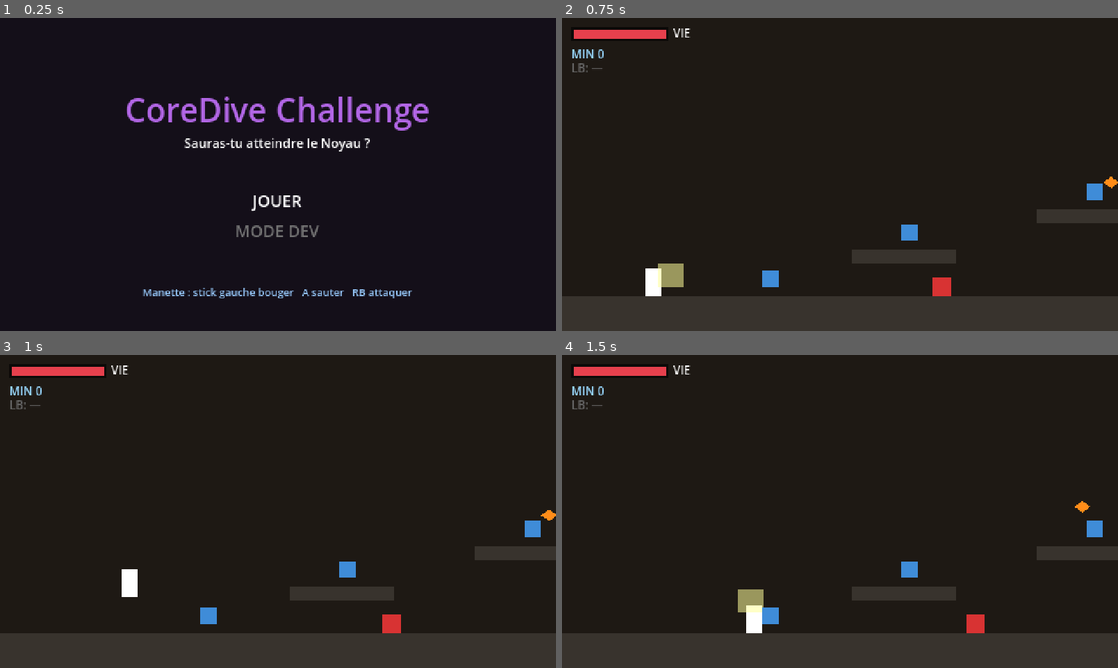
Above: before the commit, frames 1-4 (two rows, left to right).
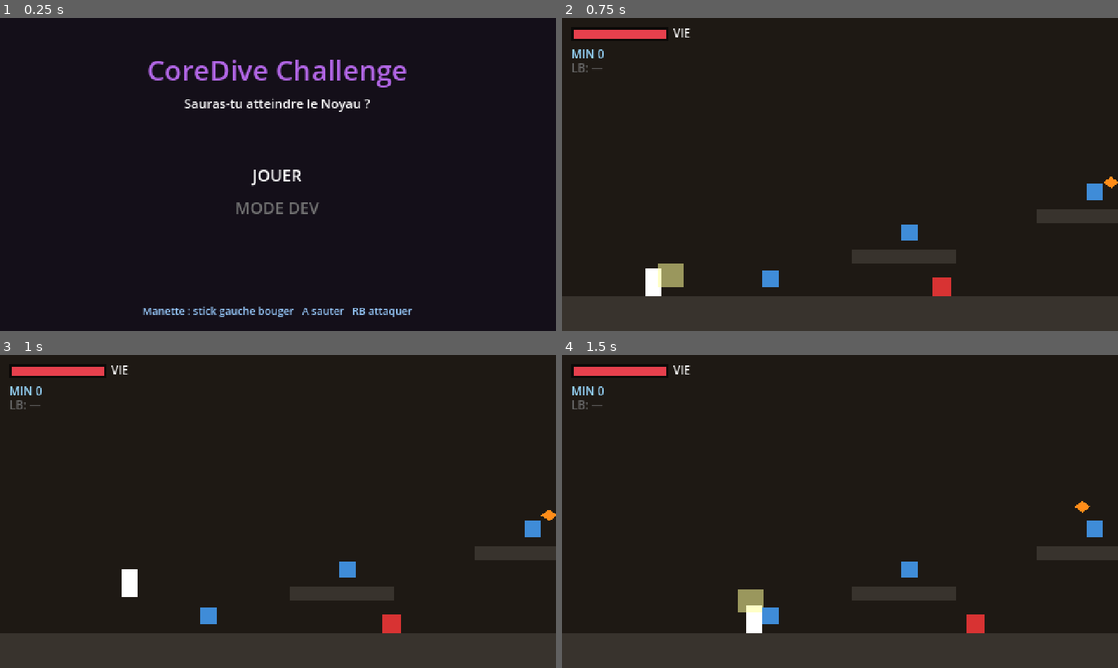
Above: after the commit, the same moments.

Repository: ServOMorph/jeu-pour-nino
Game: Godot game, scene res://scenes/ui/title.tscn
Same seed, same stepped clock (60 frames per second), same inputs: the game is played once before the commit and once after it.
Inputs (mouse positions are in pixels of both pictures, inside the frame that each line leads up to):
- Up to frame 1 (0.25 s): no input
- Up to frame 2 (0.75 s): tap Enter (ui_accept) at 0.5 s; move the mouse to (962, 158) at 0.52 s; hold D (move_right) from 0.53 s (still down); click (962, 158) at 0.6 s
- Up to frame 3 (1 s): keep holding D (move_right); tap Space (jump) at 0.77 s
- Up to frame 4 (1.5 s): keep holding D (move_right); move the mouse to (728, 527) at 1.27 s; click (728, 527) at 1.35 s

The runs differ from the first frame. In frame 1, 6.1% of the frame differs, in the area x 22-78%, y 13-96%; in frame 2, nothing differs; in frame 3, nothing differs; in frame 4, nothing differs.

Commit message:
close(jeu): session 2026-06-25 — données de niveau externalisées

Diff:
--- /dev/null
+++ b/game/data/level.json
@@ -0,0 +1,82 @@
+{
+  "dimensions": {
+    "width": 3200.0,
+    "height": 270.0,
+    "floor_top": 240.0,
+    "arena_x": 2600.0
+  },
+  "background": {
+    "color": [0.12, 0.10, 0.08],
+    "z_index": -10,
+    "arena_color": [0.18, 0.08, 0.16],
+    "arena_z_index": -9
+  },
+  "platforms": {
+    "color": [0.22, 0.20, 0.18],
+    "rects": [
+      [0, 240, 3200, 30],
+      [-8, 0, 8, 270],
+      [3200, 0, 8, 270],
+      [250, 200, 90, 12],
+      [410, 165, 80, 12],
+      [560, 130, 80, 12],
+      [720, 175, 90, 12],
+      [560, 180, 16, 60],
+      [900, 195, 100, 12],
+      [1040, 155, 80, 12],
+      [1200, 200, 90, 12],
+      [1380, 160, 80, 12],
+      [1540, 125, 80, 12],
+      [1700, 170, 90, 12],
+      [1700, 180, 16, 60],
+      [1900, 200, 100, 12],
+      [2060, 155, 80, 12],
+      [2220, 195, 90, 12],
+      [2400, 165, 80, 12],
+      [2520, 200, 120, 12]
+    ]
+  },
+  "spawns": {
+    "start": {"pos": [60, 224], "enemies": true, "boss_active": false},
+    "atelier": {"pos": [1040, 224], "enemies": false, "boss_active": false},
+    "boss": {"pos": [2660, 224], "enemies": false, "boss_active": true}
+  },
+  "enemies": [
+    {"type": "ground", "pos": [320, 232]},
+    {"type": "ground", "pos": [680, 232]},
+    {"type": "flyer", "pos": [470, 145]},
+    {"type": "flyer", "pos": [810, 140]},
+    {"type": "ground", "pos": [1150, 232]},
+    {"type": "ground", "pos": [1500, 232]},
+    {"type": "ground", "pos": [1860, 232]},
+    {"type": "ground", "pos": [2200, 232]},
+    {"type": "ground", "pos": [2450, 232]},
+    {"type": "flyer", "pos": [1350, 145]},
+    {"type": "flyer", "pos": [1760, 130]},
+    {"type": "flyer", "pos": [2110, 145]}
+  ],
+  "ores": [
+    [180, 225],
+    [300, 185],
+    [460, 150],
+    [600, 225],
+    [760, 160],
+    [1050, 225],
+    [1260, 185],
+    [1590, 225],
+    [1770, 155],
+    [2000, 185],
+    [2250, 225],
+    [2460, 150]
+  ],
+  "workbench": {
+    "pos": [1100, 231]
+  },
+  "boss": {
+    "pos": [2860, 222]
+  },
+  "boss_door": {
+    "rect": [2592, 100, 16, 140],
+    "color": [0.4, 0.15, 0.35]
+  }
+}
--- a/game/scripts/level.gd
+++ b/game/scripts/level.gd
@@ -9,16 +9,14 @@
 const WORKBENCH_SCRIPT := preload("res://scripts/workbench.gd")
 const CRAFT_MENU_SCRIPT := preload("res://scripts/craft_menu.gd")
 
-const LEVEL_WIDTH := 3200.0
-const LEVEL_HEIGHT := 270.0
-const FLOOR_TOP := 240.0
-const ARENA_X := 2600.0
+const LEVEL_CONFIG := "res://data/level.json"
 
 var player: CharacterBody2D
 var boss: Node = null
 var _boss_started := false
 var _ended := false
 var _door: StaticBody2D = null
+var _level_cfg: Dictionary = {}
 
 const END_SCREEN := preload("res://scripts/end_screen.gd")
 const HUD_SCRIPT := preload("res://scripts/hud.gd")
@@ -28,91 +26,82 @@
 
 func _ready() -> void:
 	randomize()
+	_load_level_config()
 	Inventory.reset()
 	if Dev.dev_resources > 0:
 		Inventory.add(Dev.dev_resources)
 	_build_background()
 	_build_geometry()
-	_spawn_player()
 	var cfg := _resolve_spawn()
+	_spawn_player(cfg["pos"])
 	if cfg["enemies"]:
 		_spawn_enemies()
 	_spawn_boss()
 	_spawn_ores()
 	_spawn_workbench()
 	_setup_hud()
-	player.global_position = cfg["pos"]
 	if cfg["boss_active"]:
 		_start_boss_fight()
 
-# Registre des points de spawn dev. Ajouter une entree ici (+ un bouton dans
-# title.gd) suffit pour exposer un nouveau point de test.
-func _spawn_points() -> Dictionary:
+func _load_level_config() -> void:
+	var f := FileAccess.open(LEVEL_CONFIG, FileAccess.READ)
+	if f == null:
+		push_error("Config niveau introuvable: %s" % LEVEL_CONFIG)
+		return
+	var parsed: Variant = JSON.parse_string(f.get_as_text())
+	if parsed is Dictionary:
+		_level_cfg = parsed
+	else:
+		push_error("Config niveau invalide: %s" % LEVEL_CONFIG)
+
+func _resolve_spawn() -> Dictionary:
+	var points: Dictionary = _level_cfg.get("spawns", {})
+	var key: String = Dev.spawn if Dev.spawn in points else "start"
+	var cfg: Dictionary = points[key]
 	return {
-		"start":   {"pos": Vector2(60, FLOOR_TOP - 16),       "enemies": true,  "boss_active": false},
-		"atelier": {"pos": Vector2(1040, FLOOR_TOP - 16),    "enemies": false, "boss_active": false},
-		"boss":    {"pos": Vector2(ARENA_X + 60, FLOOR_TOP - 16), "enemies": false, "boss_active": true},
+		"pos": _vec2(cfg["pos"]),
+		"enemies": cfg["enemies"],
+		"boss_active": cfg["boss_active"],
 	}
-
-func _resolve_spawn() -> Dictionary:
-	var points := _spawn_points()
-	var key: String = Dev.spawn if Dev.spawn in points else "start"
-	return points[key]
 
 func _physics_process(_delta: float) -> void:
 	if _ended or _boss_started:
 		return
-	if player and player.global_position.x > ARENA_X:
+	var dims: Dictionary = _level_cfg["dimensions"]
+	if player and player.global_position.x > float(dims["arena_x"]):
 		_start_boss_fight()
 
 
 # ---------------------------------------------------------------- Construction
 
 func _build_background() -> void:
+	var dims: Dictionary = _level_cfg["dimensions"]
+	var bg_cfg: Dictionary = _level_cfg["background"]
+	var level_width := float(dims["width"])
+	var level_height := float(dims["height"])
+	var arena_x := float(dims["arena_x"])
 	var bg := Polygon2D.new()
-	bg.color = Color(0.12, 0.10, 0.08)
+	bg.color = _color(bg_cfg["color"])
 	bg.polygon = PackedVector2Array([
-		Vector2(0, 0), Vector2(LEVEL_WIDTH, 0),
-		Vector2(LEVEL_WIDTH, LEVEL_HEIGHT), Vector2(0, LEVEL_HEIGHT)
+		Vector2(0, 0), Vector2(level_width, 0),
+		Vector2(level_width, level_height), Vector2(0, level_height)
 	])
-	bg.z_index = -10
+	bg.z_index = int(bg_cfg["z_index"])
 	add_child(bg)
-	# Marqueur visuel de l'arene du boss (fond plus sombre)
 	var arena := Polygon2D.new()
-	arena.color = Color(0.18, 0.08, 0.16)
+	arena.color = _color(bg_cfg["arena_color"])
 	arena.polygon = PackedVector2Array([
-		Vector2(ARENA_X, 0), Vector2(LEVEL_WIDTH, 0),
-		Vector2(LEVEL_WIDTH, LEVEL_HEIGHT), Vector2(ARENA_X, LEVEL_HEIGHT)
+		Vector2(arena_x, 0), Vector2(level_width, 0),
+		Vector2(level_width, level_height), Vector2(arena_x, level_height)
 	])
-	arena.z_index = -9
+	arena.z_index = int(bg_cfg["arena_z_index"])
 	add_child(arena)
 
 func _build_geometry() -> void:
-	var c := Color(0.22, 0.20, 0.18)
-	# Sol continu
-	_add_platform(Rect2(0, FLOOR_TOP, LEVEL_WIDTH, 30), c)
-	# Murs lateraux
-	_add_platform(Rect2(-8, 0, 8, LEVEL_HEIGHT), c)
-	_add_platform(Rect2(LEVEL_WIDTH, 0, 8, LEVEL_HEIGHT), c)
-	# Zone 1 (0-1100)
-	_add_platform(Rect2(250, 200, 90, 12), c)
-	_add_platform(Rect2(410, 165, 80, 12), c)
-	_add_platform(Rect2(560, 130, 80, 12), c)
-	_add_platform(Rect2(720, 175, 90, 12), c)
-	_add_platform(Rect2(560, 180, 16, 60), c)
-	_add_platform(Rect2(900, 195, 100, 12), c)
-	_add_platform(Rect2(1040, 155, 80, 12), c)
-	# Zone 2 (1100-2600)
-	_add_platform(Rect2(1200, 200, 90, 12), c)
-	_add_platform(Rect2(1380, 160, 80, 12), c)
-	_add_platform(Rect2(1540, 125, 80, 12), c)
-	_add_platform(Rect2(1700, 170, 90, 12), c)
-	_add_platform(Rect2(1700, 180, 16, 60), c)
-	_add_platform(Rect2(1900, 200, 100, 12), c)
-	_add_platform(Rect2(2060, 155, 80, 12), c)
-	_add_platform(Rect2(2220, 195, 90, 12), c)
-	_add_platform(Rect2(2400, 165, 80, 12), c)
-	_add_platform(Rect2(2520, 200, 120, 12), c)
+	var cfg: Dictionary = _level_cfg["platforms"]
+	var c := _color(cfg["color"])
+	for rect_data in cfg["rects"]:
+		_add_platform(_rect(rect_data), c)
 
 func _add_platform(rect: Rect2, color: Color) -> StaticBody2D:
 	var body := StaticBody2D.new()
@@ -135,33 +124,27 @@
 	body.add_child(vis)
 	return body
 
-func _spawn_player() -> void:
+func _spawn_player(spawn_pos: Vector2) -> void:
+	var dims: Dictionary = _level_cfg["dimensions"]
 	player = PLAYER.instantiate()
 	add_child(player)
 	player.add_to_group("player")
-	player.global_position = Vector2(60, FLOOR_TOP - 16)
+	player.global_position = spawn_pos
 	player.died.connect(_on_player_died)
 	var cam: Camera2D = player.get_node("Camera2D")
 	cam.limit_left = 0
 	cam.limit_top = 0
-	cam.limit_right = int(LEVEL_WIDTH)
-	cam.limit_bottom = int(LEVEL_HEIGHT)
+	cam.limit_right = int(dims["width"])
+	cam.limit_bottom = int(dims["height"])
 
 func _spawn_enemies() -> void:
-	# Zone 1
-	_add_ground_enemy(Vector2(320, FLOOR_TOP - 8))
-	_add_ground_enemy(Vector2(680, FLOOR_TOP - 8))
-	_add_flyer(Vector2(470, 145))
-	_add_flyer(Vector2(810, 140))
-	# Zone 2
-	_add_ground_enemy(Vector2(1150, FLOOR_TOP - 8))
-	_add_ground_enemy(Vector2(1500, FLOOR_TOP - 8))
-	_add_ground_enemy(Vector2(1860, FLOOR_TOP - 8))
-	_add_ground_enemy(Vector2(2200, FLOOR_TOP - 8))
-	_add_ground_enemy(Vector2(2450, FLOOR_TOP - 8))
-	_add_flyer(Vector2(1350, 145))
-	_add_flyer(Vector2(1760, 130))
-	_add_flyer(Vector2(2110, 145))
+	for cfg in _level_cfg["enemies"]:
+		var pos := _vec2(cfg["pos"])
+		match String(cfg["type"]):
+			"ground":
+				_add_ground_enemy(pos)
+			"flyer":
+				_add_flyer(pos)
 
 func _add_ground_enemy(pos: Vector2) -> void:
 	var e := ENEMY_GROUND.instantiate()
@@ -176,46 +159,39 @@
 func _spawn_boss() -> void:
 	boss = BOSS.instantiate()
 	add_child(boss)
-	boss.global_position = Vector2(2860, FLOOR_TOP - 18)
+	boss.global_position = _vec2(_level_cfg["boss"]["pos"])
 	boss.died.connect(_on_boss_died)
 
 func _spawn_ores() -> void:
-	var positions := [
-		# Zone 1 — avant l'etabli
-		Vector2(180, FLOOR_TOP - 15),
-		Vector2(300, 200 - 15),
-		Vector2(460, 165 - 15),
-		Vector2(600, FLOOR_TOP - 15),
-		Vector2(760, 175 - 15),
-		Vector2(1050, FLOOR_TOP - 15),
-		# Zone 2 — apres l'etabli
-		Vector2(1260, 200 - 15),
-		Vector2(1590, FLOOR_TOP - 15),
-		Vector2(1770, 170 - 15),
-		Vector2(2000, 200 - 15),
-		Vector2(2250, FLOOR_TOP - 15),
-		Vector2(2460, 165 - 15),
-	]
-	for pos in positions:
+	for pos_data in _level_cfg["ores"]:
 		var ore := ORE_NODE.new()
 		add_child(ore)
-		ore.global_position = pos
+		ore.global_position = _vec2(pos_data)
 
 func _spawn_workbench() -> void:
 	_craft_menu = CRAFT_MENU_SCRIPT.new()
 	add_child(_craft_menu)
 	var wb := WORKBENCH_SCRIPT.new()
 	add_child(wb)
-	wb.global_position = Vector2(1100, FLOOR_TOP - 9)
+	wb.global_position = _vec2(_level_cfg["workbench"]["pos"])
 	wb.interact_requested.connect(_craft_menu.open)
 
 func _start_boss_fight() -> void:
 	_boss_started = true
-	# Porte qui se ferme a l'entree de l'arene
-	_door = _add_platform(Rect2(ARENA_X - 8, FLOOR_TOP - 140, 16, 140), Color(0.4, 0.15, 0.35))
+	var door: Dictionary = _level_cfg["boss_door"]
+	_door = _add_platform(_rect(door["rect"]), _color(door["color"]))
 	if boss and is_instance_valid(boss):
 		boss.activate()
 	_hud.show_boss_bar()
+
+func _vec2(data: Array) -> Vector2:
+	return Vector2(float(data[0]), float(data[1]))
+
+func _rect(data: Array) -> Rect2:
+	return Rect2(float(data[0]), float(data[1]), float(data[2]), float(data[3]))
+
+func _color(data: Array) -> Color:
+	return Color(float(data[0]), float(data[1]), float(data[2]))
 
 # ---------------------------------------------------------------------- HUD
 
--- a/game/scripts/title.gd
+++ b/game/scripts/title.gd
@@ -29,18 +29,18 @@
 
 	var title := Label.new()
 	title.text = "CoreDive Challenge"
-	title.add_theme_font_size_override("font_size", 28)
+	title.add_theme_font_size_override("font_size", 24)
 	title.add_theme_color_override("font_color", Color(0.7, 0.4, 0.9))
 	title.horizontal_alignment = HORIZONTAL_ALIGNMENT_CENTER
-	title.position = Vector2(0, 60)
-	title.size = Vector2(480, 36)
+	title.position = Vector2(0, 28)
+	title.size = Vector2(480, 32)
 	add_child(title)
 
 	var sub := Label.new()
 	sub.text = "Sauras-tu atteindre le Noyau ?"
 	sub.horizontal_alignment = HORIZONTAL_ALIGNMENT_CENTER
 	sub.add_theme_font_size_override("font_size", 11)
-	sub.position = Vector2(0, 100)
+	sub.position = Vector2(0, 66)
 	sub.size = Vector2(480, 20)
 	add_child(sub)
 
@@ -52,7 +52,7 @@
 	hint_pad.horizontal_alignment = HORIZONTAL_ALIGNMENT_CENTER
 	hint_pad.add_theme_font_size_override("font_size", 9)
 	hint_pad.add_theme_color_override("font_color", Color(0.6, 0.8, 1.0))
-	hint_pad.position = Vector2(0, 230)
+	hint_pad.position = Vector2(0, 246)
 	hint_pad.size = Vector2(480, 16)
 	add_child(hint_pad)
 
@@ -66,7 +66,7 @@
 		lbl.text = MAIN_ENTRIES[i]
 		lbl.horizontal_alignment = HORIZONTAL_ALIGNMENT_CENTER
 		lbl.add_theme_font_size_override("font_size", 14)
-		lbl.position = Vector2(0, 148 + i * 26)
+		lbl.position = Vector2(0, 126 + i * 28)
 		lbl.size = Vector2(480, 22)
 		_main_root.add_child(lbl)
 		_main_labels.append(lbl)
@@ -80,7 +80,7 @@
 	dev_title.horizontal_alignment = HORIZONTAL_ALIGNMENT_CENTER
 	dev_title.add_theme_font_size_override("font_size", 11)
 	dev_title.add_theme_color_override("font_color", Color(0.6, 0.6, 0.6))
-	dev_title.position = Vector2(0, 120)
+	dev_title.position = Vector2(0, 92)
 	dev_title.size = Vector2(480, 18)
 	_dev_root.add_child(dev_title)
 
@@ -89,7 +89,7 @@
 		lbl.text = DEV_ENTRIES[i]
 		lbl.horizontal_alignment = HORIZONTAL_ALIGNMENT_CENTER
 		lbl.add_theme_font_size_override("font_size", 14)
-		lbl.position = Vector2(0, 144 + i * 26)
+		lbl.position = Vector2(0, 116 + i * 24)
 		lbl.size = Vector2(480, 22)
 		_dev_root.add_child(lbl)
 		_dev_labels.append(lbl)
Not shown, changed: CHANGELOG.md
Not shown, changed: README.md
Not shown, changed: _contexte/contexte.md
Not shown, changed: _contexte/signals.md
